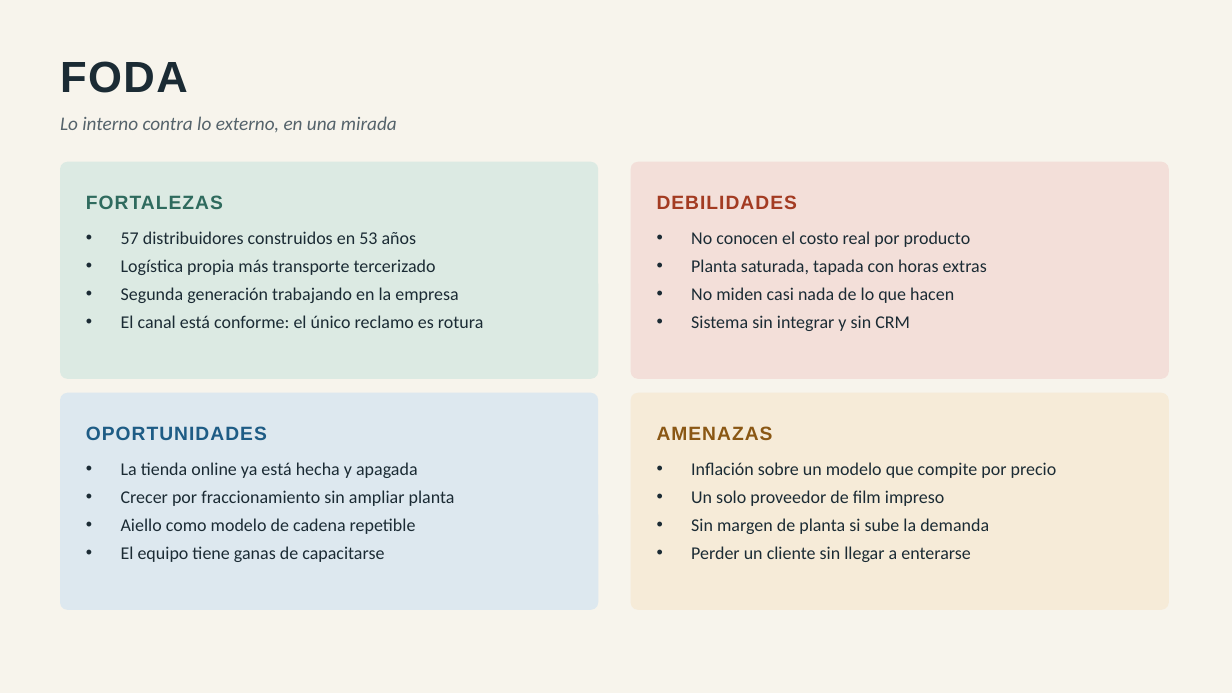
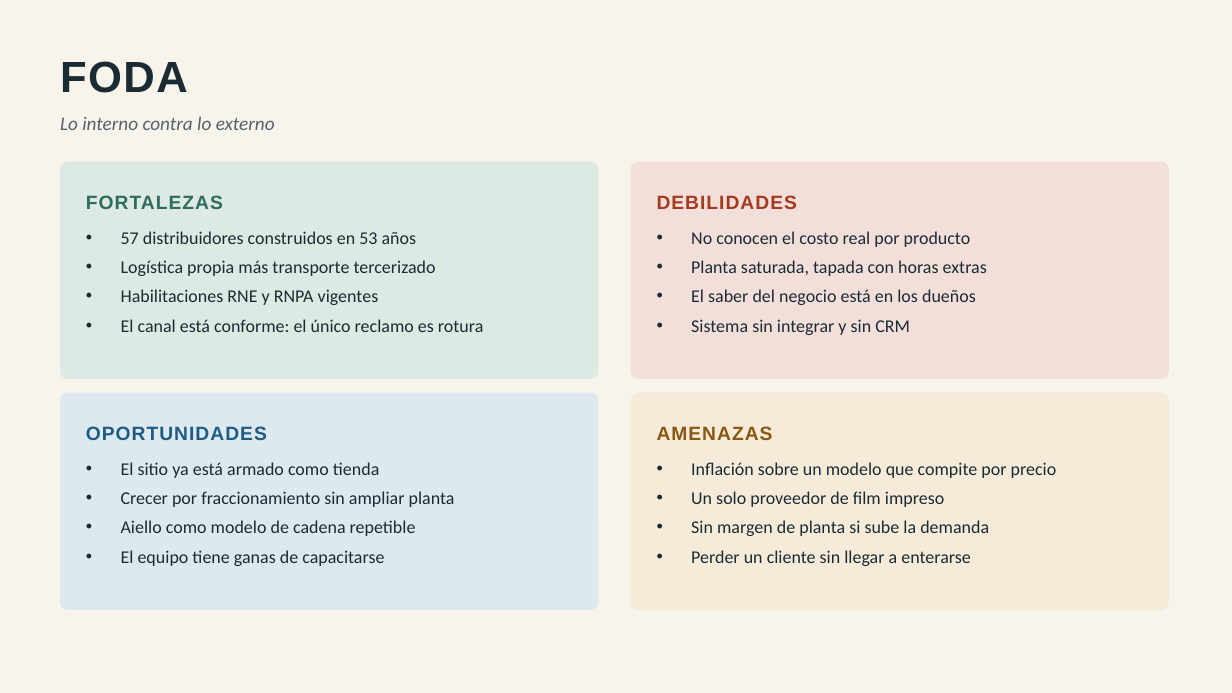
Before and after one commit to emisorato1/gestion-gerencial-2026, a slide deck: slide 5 of Material Campus/Proyecto Final/Proyecto/Entrega/Presentación TP Final Parte 1 - Dulxelitos.pptx (slide 7 before the commit). Drawn at 1232x693 pixels with LibreOffice and Linux fonts; fonts in the diff are those of the drawing. Boxes give left, top, right and bottom in pixels: in the first picture for what was removed or moved away, otherwise in the second. Text is boxed around its words. In the diff, an @@ line names an element or a change of style, - is before the commit and + after.

```diff
--- a/Material Campus/Proyecto Final/Proyecto/Entrega/Presentación TP Final Parte 1 - Dulxelitos.pptx
+++ b/Material Campus/Proyecto Final/Proyecto/Entrega/Presentación TP Final Parte 1 - Dulxelitos.pptx
@@ text at (60,116,275,130): text changed @@
-Lo interno contra lo externo, en una mirada
+Lo interno contra lo externo
@@ text at (121,231,483,332): more space between paragraphs @@
@@ text at (691,231,987,335): more space between paragraphs @@
@@ text at (121,289,379,305): text changed @@
-• Segunda generación trabajando en la empresa
+• Habilitaciones RNE y RNPA vigentes
@@ text at (691,289,976,305): text changed @@
-• No miden casi nada de lo que hacen
+• El saber del negocio está en los dueños
@@ text at (121,462,379,478): text changed @@
-• La tienda online ya está hecha y apagada
+• El sitio ya está armado como tienda
@@ text "Inflación sobre un modelo que ..." at (691,462,1057,566): more space between paragraphs @@
@@ text at (121,491,455,566): more space between paragraphs @@
```
Also in this commit, not shown: 3 other slides changed, 2 slides added, 18 slides removed, 11 other files.
